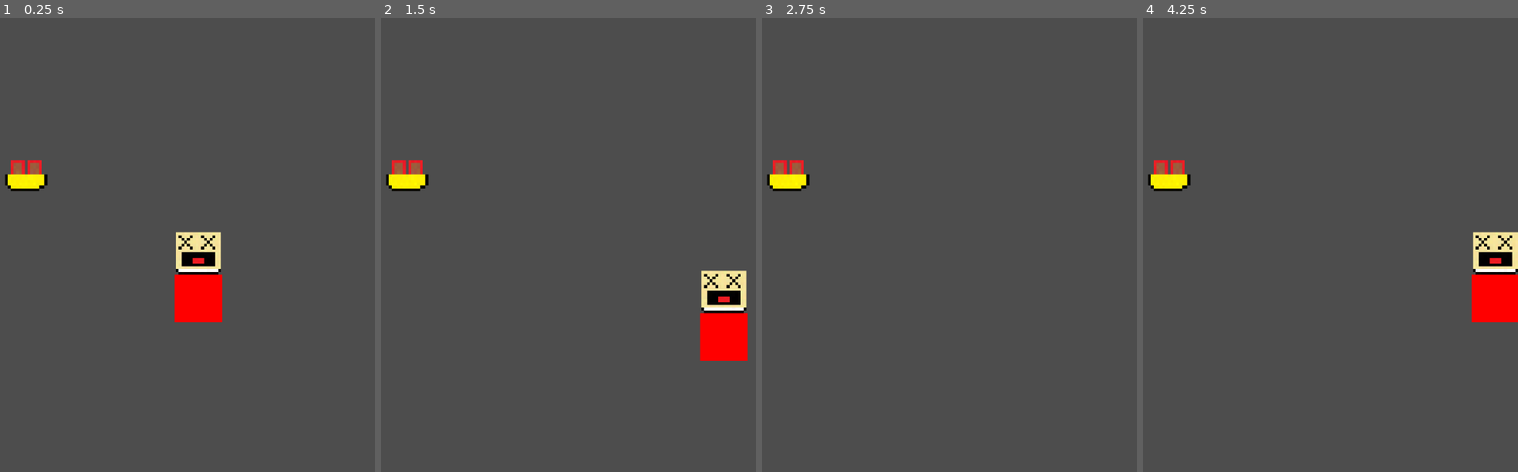
Above: before the commit, frames 1-4 (left to right).
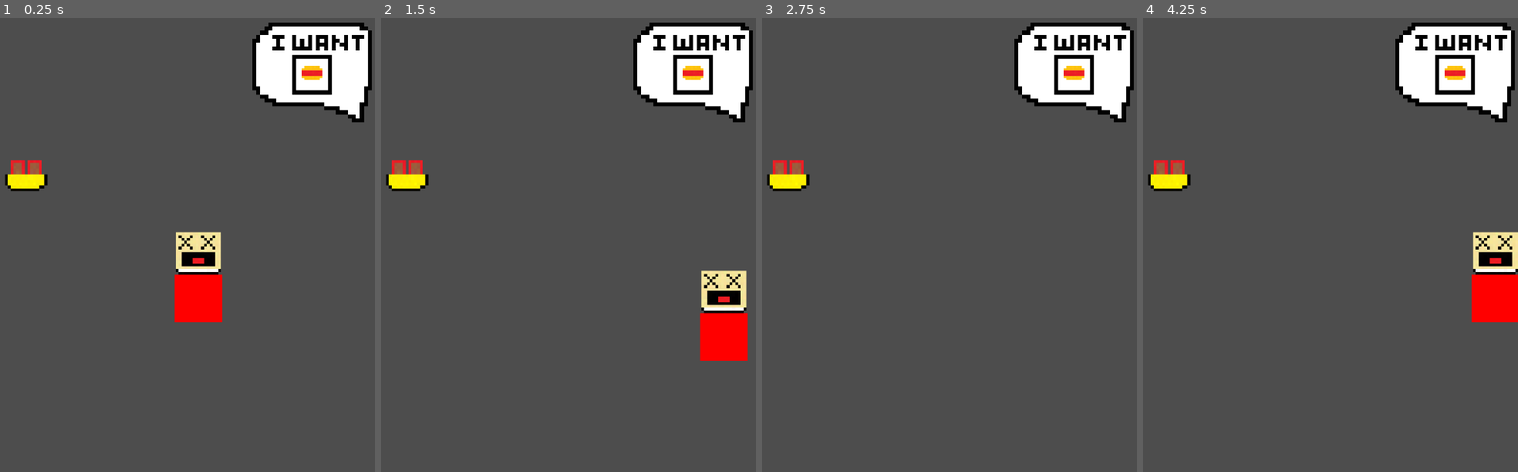
Above: after the commit, the same moments.

Repository: Vektor-Studios/Hackclub-Haven
Game: Godot game, scene res://Scenes/game.tscn
The game is run twice, just before and just after one commit, with the same random seed, the same clock (stepped at 60 frames per second) and the same inputs. The engine's default icon, where the game draws it, is replaced by a stand-in: a white triangle on a blue panel in a dark square.
Inputs:
- Up to frame 1 (0.25 s): no input
- Up to frame 2 (1.5 s): tap Enter at 0.5 s; hold D (right) 0.53-1.28 s; hold S (down) from 1.28 s (still down)
- Up to frame 3 (2.75 s): release S (down) at 2.03 s; hold D (right) from 2.03 s (still down)
- Up to frame 4 (4.25 s): tap Space at 2.75 s; release D (right) at 2.78 s; hold W (up) 2.78-3.53 s; tap Enter at 3.5 s; hold A (left) from 3.53 s (still down)

The runs differ from the first frame. In frame 1, 5.8% of the frame differs, in the area x 67-100%, y 1-23%; in frame 2, 5.8%; in frame 3, 5.8%; in frame 4, 5.8%.

Commit message:
Speech Bubble

Diff:
--- a/Scenes/food_item_pickup.tscn
+++ b/Scenes/food_item_pickup.tscn
@@ -4,7 +4,7 @@
 [ext_resource type="Texture2D" uid="uid://bo3oiw1hybdum" path="res://Sprites/pasta_sprite.png" id="2_hkujc"]
 
 [sub_resource type="CircleShape2D" id="CircleShape2D_hkujc"]
-radius = 48.010414
+radius = 76.00658
 
 [node name="FoodItemPickup" type="Node2D" unique_id=624916689]
 script = ExtResource("1_rivou")
--- a/Scenes/game.tscn
+++ b/Scenes/game.tscn
@@ -2,6 +2,7 @@
 
 [ext_resource type="PackedScene" uid="uid://13tlneila0p5" path="res://Scenes/player.tscn" id="1_ebmjs"]
 [ext_resource type="PackedScene" uid="uid://dl8sll7pcc4yp" path="res://Scenes/food_item_pickup.tscn" id="2_qxrlw"]
+[ext_resource type="PackedScene" uid="uid://b34un58kud4c8" path="res://Scenes/speech_bubble.tscn" id="3_wrm1d"]
 
 [node name="Game" type="Node2D" unique_id=445429191]
 
@@ -10,3 +11,6 @@
 
 [node name="FoodItemPickup" parent="." unique_id=624916689 instance=ExtResource("2_qxrlw")]
 position = Vector2(419, 238)
+
+[node name="SpeechBubble" parent="." unique_id=1949044896 instance=ExtResource("3_wrm1d")]
+position = Vector2(955, 167)
--- /dev/null
+++ b/Scenes/speech_bubble.tscn
@@ -0,0 +1,16 @@
+[gd_scene format=3 uid="uid://b34un58kud4c8"]
+
+[ext_resource type="Texture2D" uid="uid://e7cukbeuivkh" path="res://Sprites/speech_bubble.png" id="1_0ss60"]
+[ext_resource type="Script" uid="uid://n3soql5ddm3y" path="res://Scripts/speech_bubble.gd" id="1_f4c0y"]
+
+[node name="SpeechBubble" type="Node2D" unique_id=1949044896]
+script = ExtResource("1_f4c0y")
+
+[node name="BubbleSprite" type="Sprite2D" parent="." unique_id=210276449]
+position = Vector2(-92.99999, -93.99999)
+scale = Vector2(6.203125, 6.203125)
+texture = ExtResource("1_0ss60")
+
+[node name="FoodSprite" type="Sprite2D" parent="." unique_id=913448739]
+position = Vector2(-93, -76)
+scale = Vector2(3.125, 3.125)
--- a/Scripts/food_items.gd
+++ b/Scripts/food_items.gd
@@ -1,7 +1,8 @@
 extends Node
 
 var food_item_array = [Pasta.new(),Head.new()
-,HotDog.new(),GrassBlock.new()]
+,HotDog.new(),GrassBlock.new(), BloodSmoothie.new(),
+]
 
 
 class Food:
@@ -33,3 +34,8 @@
 	func _init() -> void:
 		name = "Grass Clump"
 		sprite_path = "res://Sprites/grass_block_sprite.png"
+
+class BloodSmoothie extends Food:
+	func _init() -> void:
+		name = "Blood Smoothie"
+		sprite_path = "res://Sprites/blood_smoothie_sprite.png"
--- /dev/null
+++ b/Scripts/speech_bubble.gd
@@ -0,0 +1,17 @@
+extends Node2D
+
+@export var item_id : int
+
+var rng = RandomNumberGenerator.new()
+
+func _ready() -> void:
+	item_id = rng.randi_range(0,len(FoodItems.food_item_array))
+	set_sprite()
+
+func set_sprite():
+	if item_id != null:
+		$FoodSprite.texture = check_food().get_sprite_path()
+
+func check_food():
+	if item_id != null:
+		return FoodItems.food_item_array[item_id]
--- a/project.godot
+++ b/project.godot
@@ -12,7 +12,7 @@
 
 config/name="Hackclub Haven"
 run/main_scene="uid://du1r3j5673vca"
-config/features=PackedStringArray("4.7", "Forward Plus")
+config/features=PackedStringArray("4.6", "Forward Plus")
 config/icon="res://Sprites/icon.svg"
 
 [autoload]
Not shown, added: Scripts/speech_bubble.gd.uid
